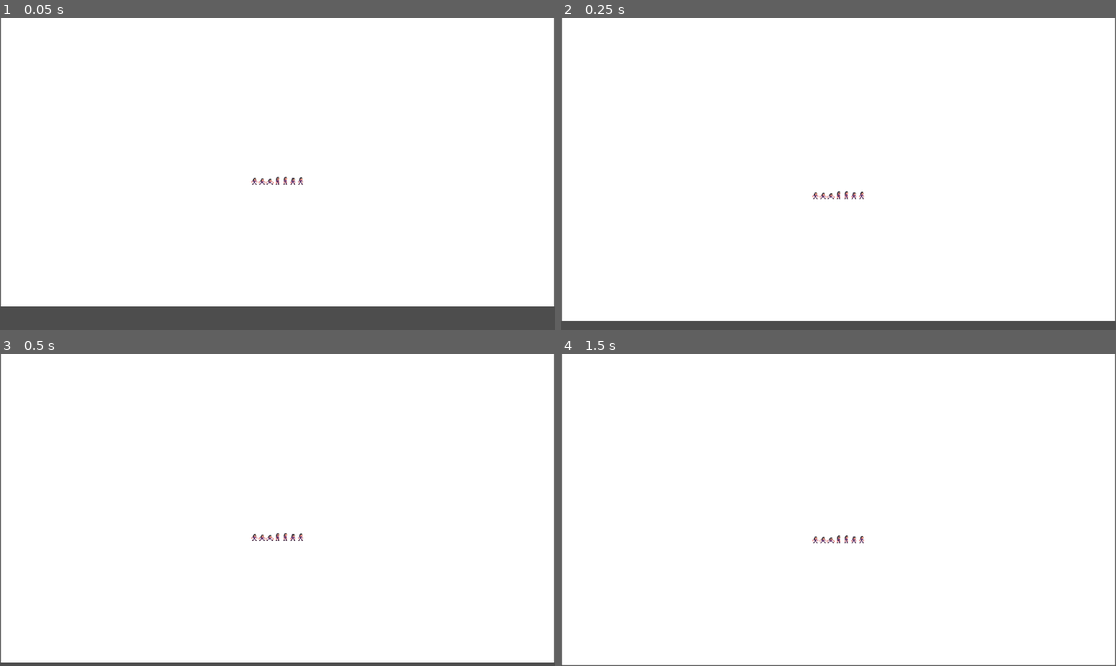
Above: before the commit, frames 1-4 (two rows, left to right).
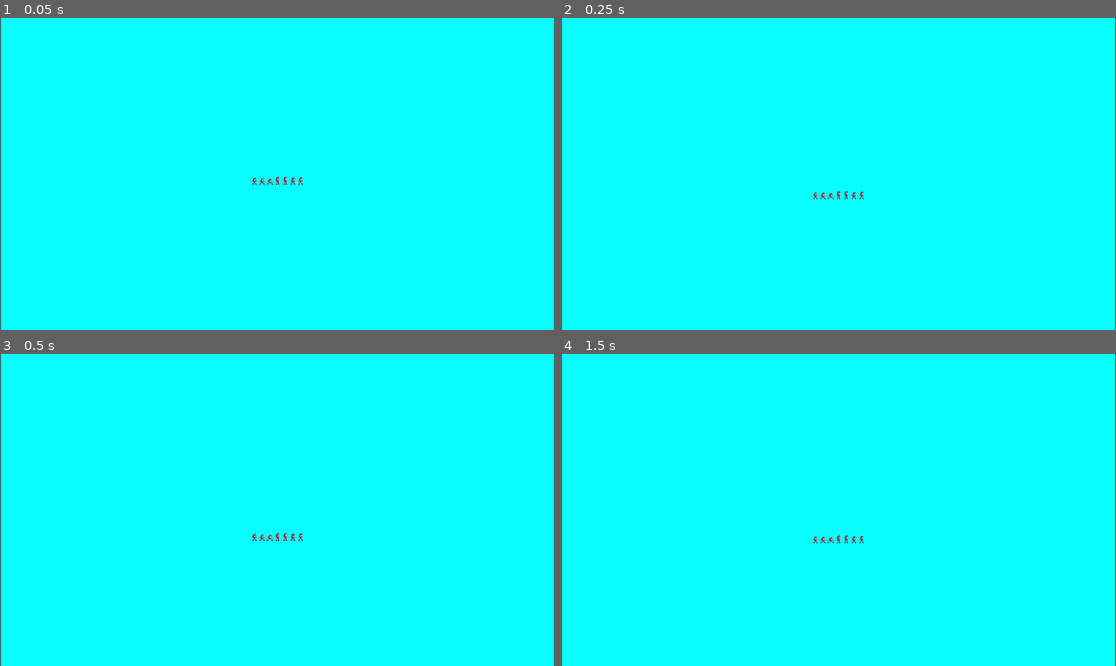
Above: after the commit, the same moments.

Repository: YmsBax/Proyecto_Panas
Game: Godot game, scene res://Escenas/Mapeado.tscn
The game is run twice, just before and just after one commit, with the same random seed, the same clock (stepped at 60 frames per second) and the same inputs. The project has no main scene, so this scene is started directly.
Inputs:
- Up to frame 1 (0.05 s): no input
- Up to frame 2 (0.25 s): no input
- Up to frame 3 (0.5 s): no input
- Up to frame 4 (1.5 s): tap Enter at 1.25 s

The runs differ from the first frame. In frame 1, 100% of the frame differs, in the area x 0-100%, y 0-100%; in frame 2, 100%; in frame 3, 100%; in frame 4, 100%.

Commit message:
cambio color

Diff:
--- a/Escenas/Mapeado.tscn
+++ b/Escenas/Mapeado.tscn
@@ -6,7 +6,8 @@
 
 [node name="ColorRect" type="ColorRect" parent="."]
 offset_right = 1148.0
-offset_bottom = 646.0
+offset_bottom = 717.0
+color = Color(0.027451, 1, 1, 1)
 
 [node name="CharacterBody2D" parent="." instance=ExtResource("1_nl5h6")]
 position = Vector2(574, 385)
Not shown: 1 places in Escenas/Mapeado.tscn that only renumber resources
